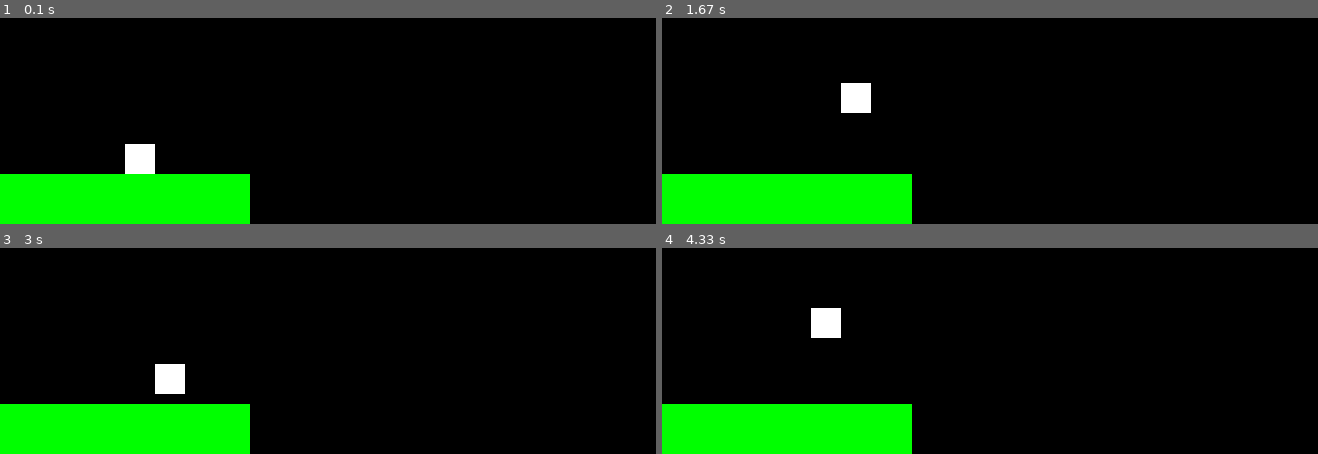
Above: before the commit, frames 1-4 (two rows, left to right).
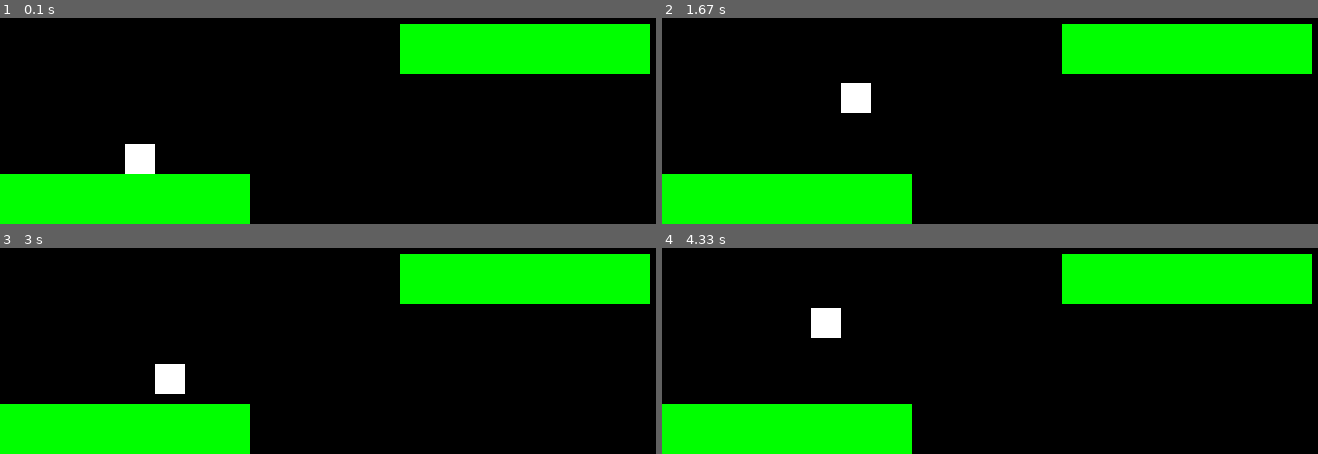
Above: after the commit, the same moments.

Repository: DillTheBeast/pyGameIntro
Game: pygame game, started from platformer/platformer.py
The game is run twice, just before and just after one commit, with the same random seed, the same clock (stepped at 60 frames per second) and the same inputs.
Inputs:
- Up to frame 1 (0.1 s): no input
- Up to frame 2 (1.67 s): hold D 0.33-0.8 s; hold D 0.83-1.3 s; tap Space at 0.9, 1.2, 1.4 s; hold A from 1.33 s (still down)
- Up to frame 3 (3 s): tap Space at 1.7, 2.3, 2.6, 2.73 s; release A at 1.87 s; hold A 2.23-2.63 s; hold D from 2.67 s (still down)
- Up to frame 4 (4.33 s): tap Space at 3.03, 3.4, 3.8, 4.1, 4.3 s; release D at 3.3 s; hold S 3.33-3.7 s; hold A 3.73-4.2 s; hold D from 4.23 s (still down)

The runs differ from the first frame. In frame 1, 9.2% of the frame differs, in the area x 60-100%, y 2-28%; in frame 2, 9.2%; in frame 3, 9.2%; in frame 4, 9.2%.

Commit message:
Update platformer.py

Diff:
--- a/platformer/platformer.py
+++ b/platformer/platformer.py
@@ -19,6 +19,7 @@
 
 player = pg.Rect(player_size, HEIGHT/2, player_size, player_size)
 startPlatform = pg.Rect(0, HEIGHT - 50, 250, 50)
+secondPlatform = pg.Rect(400, HEIGHT - 200, 250, 50)
 
 running = True
 
@@ -68,6 +69,7 @@
 
     pg.draw.rect(screen, WHITE, player)
     pg.draw.rect(screen, GREEN, startPlatform)
+    pg.draw.rect(screen, GREEN, secondPlatform)
 
     pg.display.flip()
 
